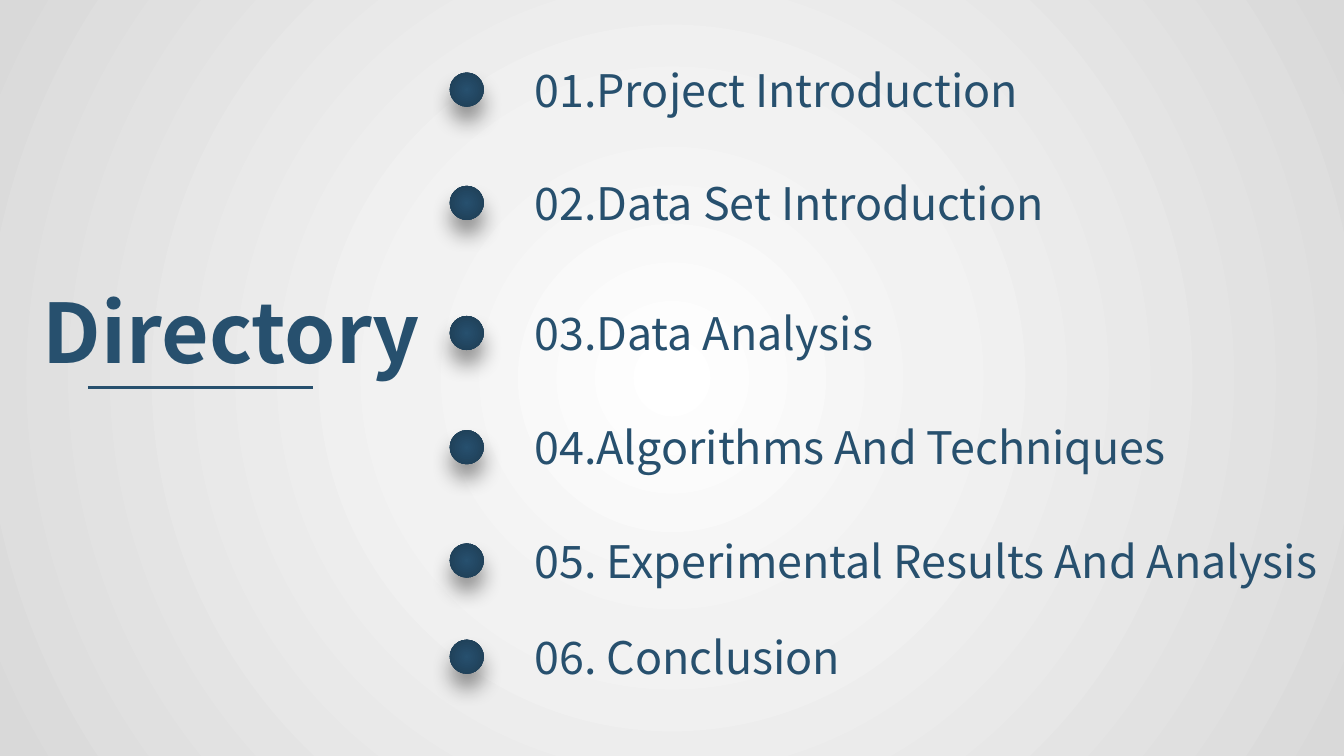
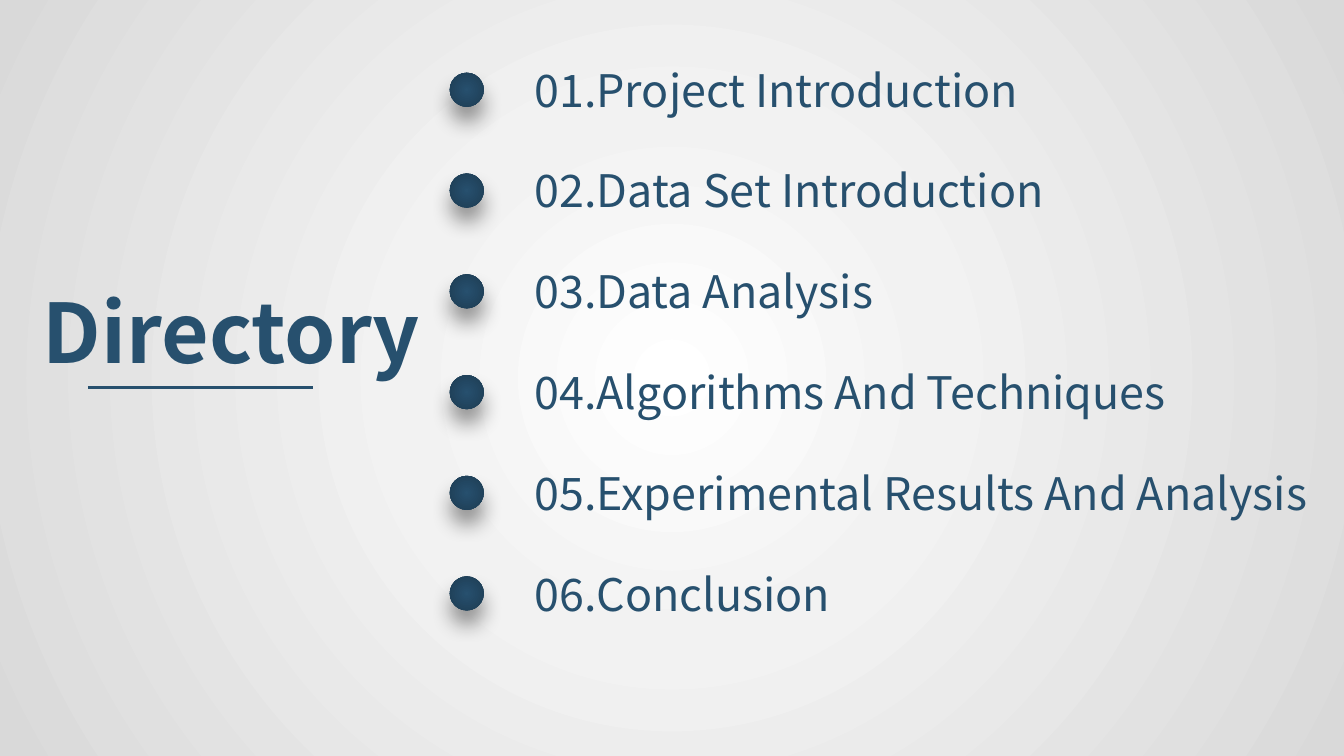
Before and after one commit to 545593069/RandomForest, a slide deck: slide 3 of group_11.pptx (slide 2 before the commit). Drawn at 1344x756 pixels with LibreOffice and Linux fonts; fonts in the diff are those of the drawing. Boxes give left, top, right and bottom in pixels: in the first picture for what was removed or moved away, otherwise in the second. Text is boxed around its words. In the diff, an @@ line names an element or a change of style, - is before the commit and + after.

```diff
--- a/group_11.pptx
+++ b/group_11.pptx
@@ ellipse: place and size @@
-ellipse at <box>450,185,484,219</box>
+ellipse at <box>450,173,484,207</box>
@@ text "02.Data Set Introduction": place and size @@
-text "02.Data Set Introduction" at <box>535,184,1044,221</box>
+text "02.Data Set Introduction" at <box>535,171,1044,208</box>
@@ text "03.Data Analysis": place and size @@
-text "03.Data Analysis" at <box>534,314,873,361</box>
+text "03.Data Analysis" at <box>534,272,873,319</box>
@@ ellipse: place and size @@
-ellipse at <box>450,316,484,349</box>
+ellipse at <box>450,274,484,308</box>
@@ text "04.Algorithms And Techniques": place and size @@
-text "04.Algorithms And Techniques" at <box>534,428,1166,475</box>
+text "04.Algorithms And Techniques" at <box>534,373,1166,420</box>
@@ ellipse: place and size @@
-ellipse at <box>450,430,484,464</box>
+ellipse at <box>450,375,484,409</box>
@@ ellipse: place and size @@
-ellipse at <box>450,543,484,577</box>
+ellipse at <box>450,476,484,509</box>
@@ text at <box>534,474,1307,521</box>: spaces changed @@
-05. Experimental Results And Analysis
+05.Experimental Results And Analysis
@@ ellipse: place and size @@
-ellipse at <box>450,640,484,673</box>
+ellipse at <box>450,577,484,610</box>
@@ text at <box>534,575,830,612</box>: spaces changed @@
-06. Conclusion
+06.Conclusion
```
Also in this commit, not shown: 10 other slides changed, 6 slides added, 4 other files.
